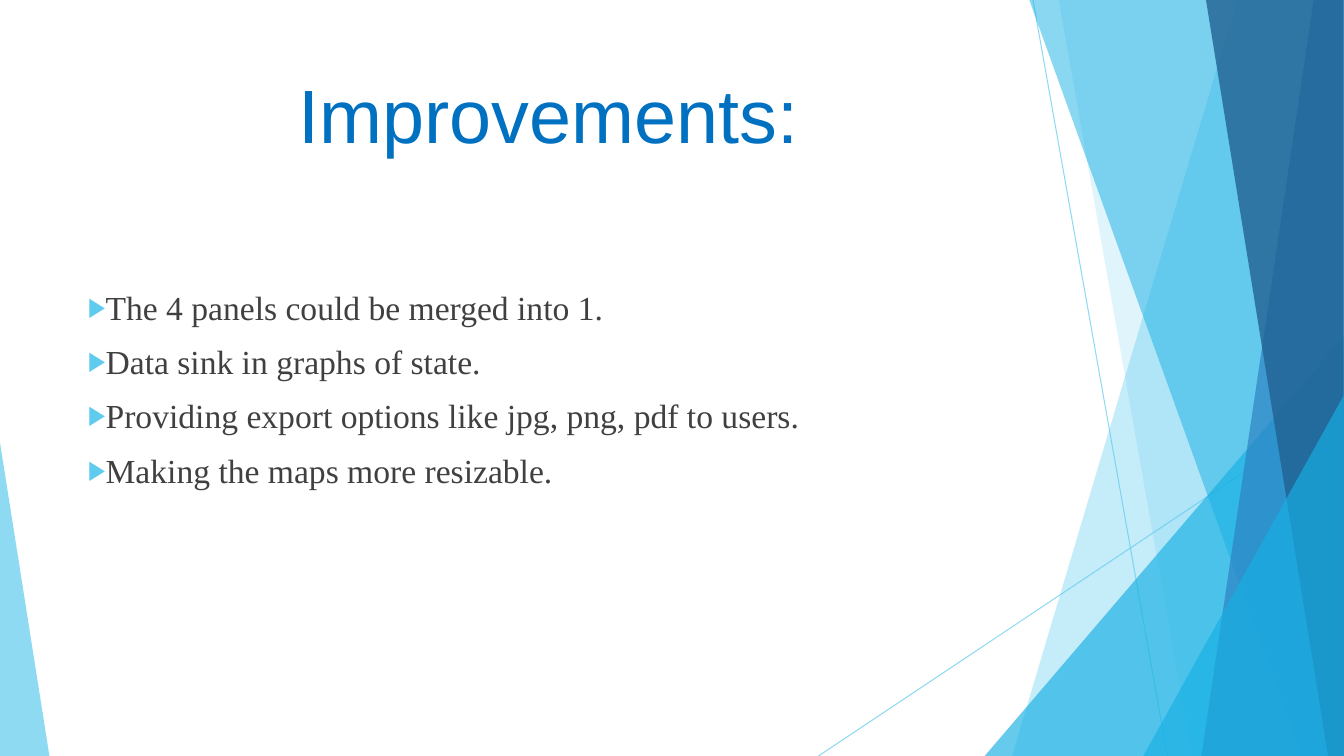
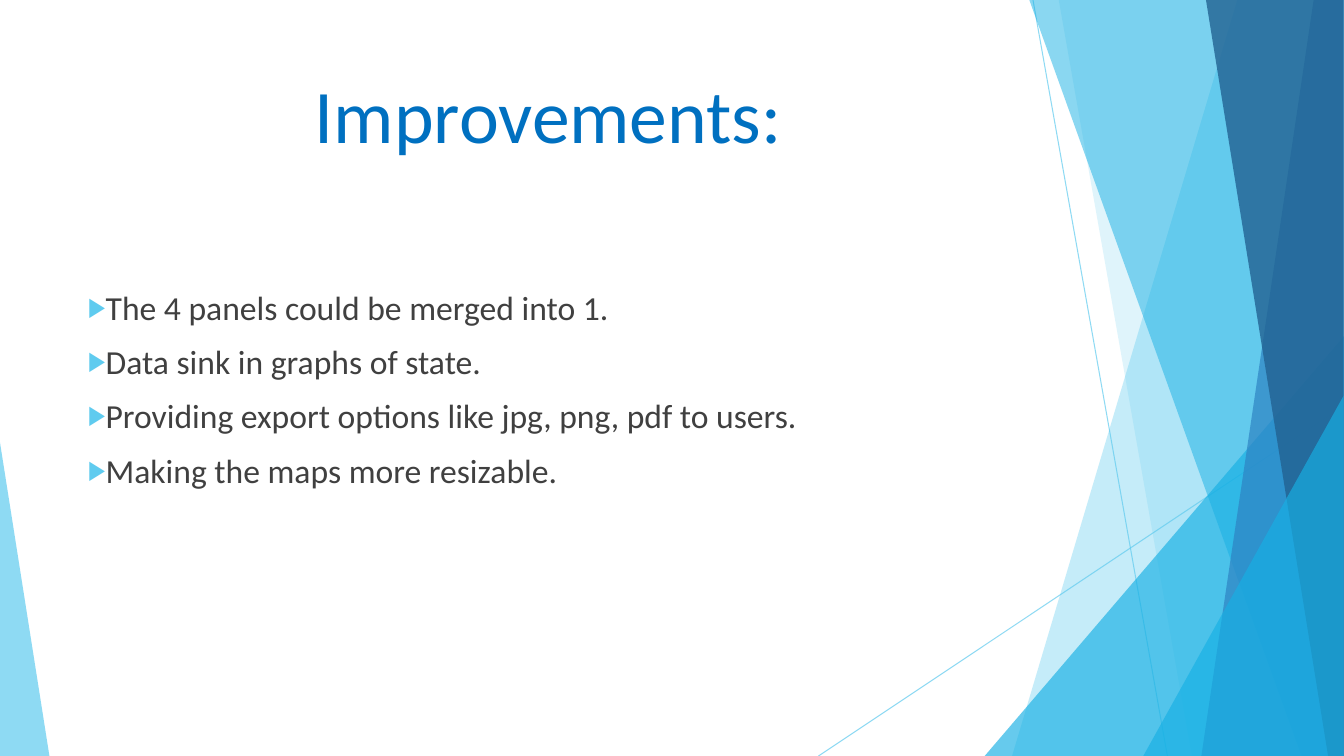
Before and after one commit to theshubhamp-zz/HAD, a slide deck: slide 17 of docs/HAD project.pptx (slide 13 before the commit). Drawn at 1344x756 pixels with LibreOffice and Linux fonts; fonts in the diff are those of the drawing. Boxes give left, top, right and bottom in pixels: in the first picture for what was removed or moved away, otherwise in the second. Text is boxed around its words. In the diff, an @@ line names an element or a change of style, - is before the commit and + after.

```diff
--- a/docs/HAD project.pptx
+++ b/docs/HAD project.pptx
@@ title "Improvements:" at (315,94,782,156): font Arial to Calibri @@
@@ text "The 4 panels could be ..." at (106,296,796,489): font Times New Roman to Calibri @@
```
Also in this commit, not shown: 11 other slides changed, 5 slides added, 1 slide removed.
